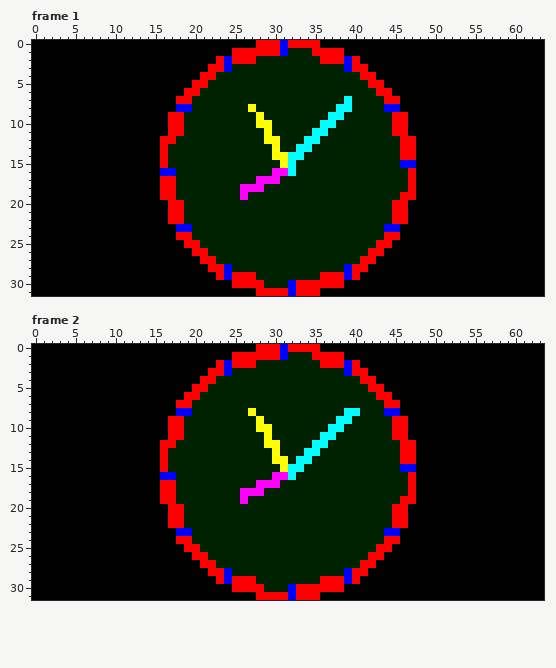
One commit to this animated GIF sprite: DIYbyt-Server/gifs/slot1.gif. This is how it looked before the edit.
The file is 64x32 pixels, 15 frames. Shown: frame 1, frame 2. The commit also changed other frames, which this record leaves out.
New version:
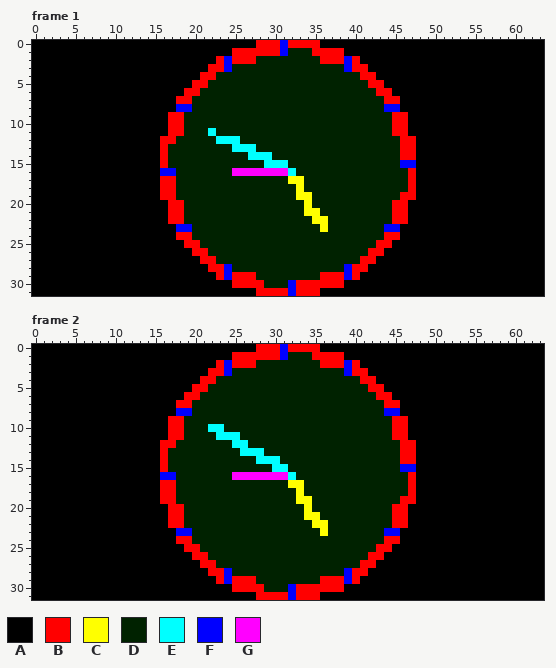
Palette (. is transparent): A #000000  B #ff0000  C #ffff00  D #002200  E #00ffff  F #0000ff  G #ff00ff
What changed:
Frame 1:
Colour C replaces colour D in row 17 at x 32 to 33; in row 18 at x 33; in row 19 at x 33 to 34; in row 20 at x 34; in row 21 at x 34 to 35; in row 22 at x 35 to 36.
Colour C replaces colour D in row 23 at x 36.
Colour D replaces colour C in row 8 at x 27; in row 9 at x 28; in row 10 at x 28 to 29; in row 11 at x 29; in row 12 at x 29 to 30; in row 13 at x 30.
Colour D replaces colour C in row 14 at x 30 to 31.
Colour D replaces colour E in row 7 at x 39; in row 8 at x 38 to 39; in row 9 at x 37 to 38; in row 10 at x 36 to 37; in row 11 at x 35 to 36; in row 12 at x 34 to 35.
Colour D replaces colour E in row 13 at x 33 to 34; in row 14 at x 32 to 33; in row 15 at x 32.
Colour D replaces colour G in row 17 at x 28 to 30; in row 18 at x 26 to 28; in row 19 at x 26.
Colour E replaces colour C in row 15 at x 31.
Colour E replaces colour D in row 11 at x 22; in row 12 at x 23 to 25; in row 13 at x 25 to 27; in row 14 at x 27 to 29; in row 15 at x 29 to 30.
Colour G replaces colour D in row 16 at x 25 to 29.
Frame 2:
Colour C replaces colour D in row 17 at x 32 to 33; in row 18 at x 33; in row 19 at x 33 to 34; in row 20 at x 34; in row 21 at x 34 to 35; in row 22 at x 35 to 36.
Colour C replaces colour D in row 23 at x 36.
Colour D replaces colour C in row 8 at x 27; in row 9 at x 28; in row 10 at x 28 to 29; in row 11 at x 29; in row 12 at x 29 to 30; in row 13 at x 30.
Colour D replaces colour C in row 14 at x 31.
Colour D replaces colour E in row 8 at x 39 to 40; in row 9 at x 38 to 39; in row 10 at x 37 to 38; in row 11 at x 36 to 37; in row 12 at x 35 to 36; in row 13 at x 34 to 35.
Colour D replaces colour E in row 14 at x 33 to 34; in row 15 at x 32 to 33.
Colour D replaces colour G in row 17 at x 28 to 30; in row 18 at x 26 to 28; in row 19 at x 26.
Colour E replaces colour C in row 14 at x 30; in row 15 at x 31.
Colour E replaces colour D in row 10 at x 22 to 23; in row 11 at x 23 to 25; in row 12 at x 25 to 26; in row 13 at x 26 to 28; in row 14 at x 28 to 29; in row 15 at x 30.
Colour G replaces colour D in row 16 at x 25 to 29.
Pixel boxes of the changes (left, top, right, bottom) in both pictures:
changed: (208, 96, 352, 232)
changed: (208, 408, 360, 536)
